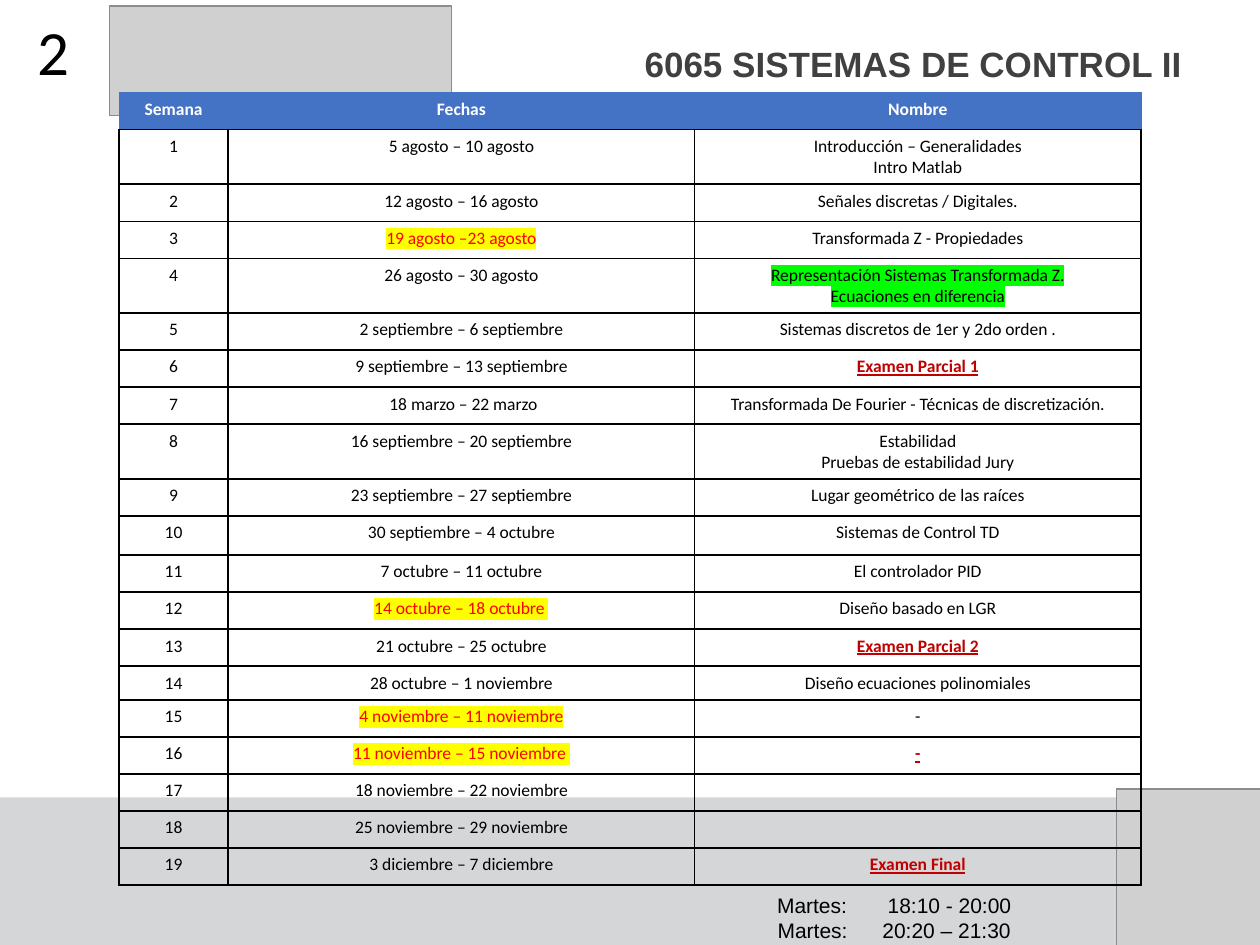
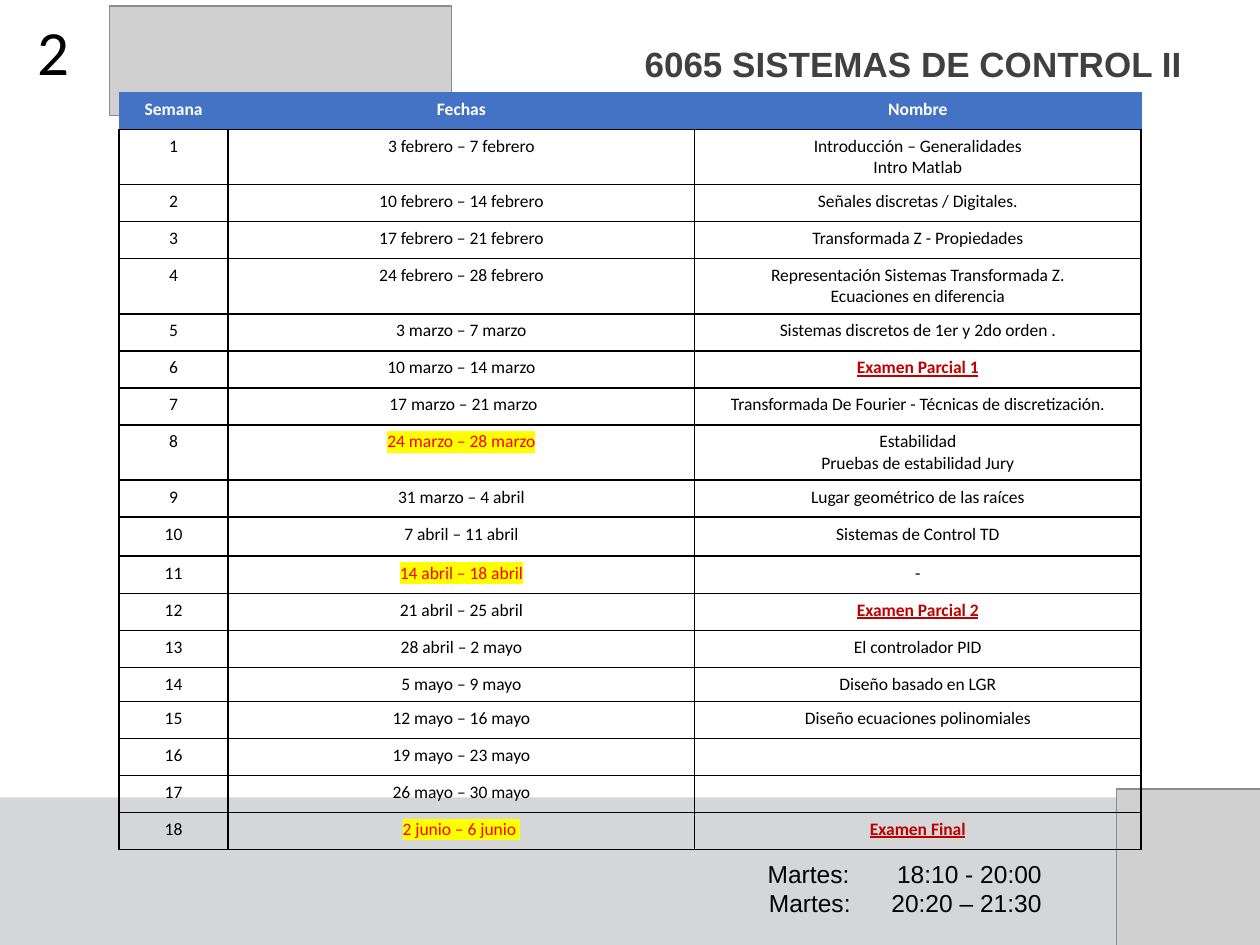
Before and after one commit to F4bian1012/Sistemas-de-Control-II---Ingenier-a-Mecatr-nica, a slide deck: slide 2 of Sesión_3/Representacion Sistemas Transformada Z.pptx. Drawn at 1260x945 pixels with LibreOffice and Linux fonts; fonts in the diff are those of the drawing; grey boxes stand for pictures. Boxes give left, top, right and bottom in pixels: in the first picture for what was removed or moved away, otherwise in the second. Text is boxed around its words. In the diff, an @@ line names an element or a change of style, - is before the commit and + after.

```diff
--- a/Sesión_3/Representacion Sistemas Transformada Z.pptx
+++ b/Sesión_3/Representacion Sistemas Transformada Z.pptx
@@ table at [118, 92, 1140, 848] @@
-row 2: 1 | 5 agosto – 10 agosto | Introducción – Generalidades / Intro Matlab
-row 3: 2 | 12 agosto – 16 agosto | Señales discretas / Digitales.
-row 4: 3 | 19 agosto –23 agosto | Transformada Z - Propiedades
-row 5: 4 | 26 agosto – 30 agosto | Representación Sistemas Transformada Z. / Ecuaciones en diferencia
-row 6: 5 | 2 septiembre – 6 septiembre | Sistemas discretos de 1er y 2do orden .
-row 7: 6 | 9 septiembre – 13 septiembre | Examen Parcial 1
-row 8: 7 | 18 marzo – 22 marzo | Transformada De Fourier - Técnicas de discretización.
-row 9: 8 | 16 septiembre – 20 septiembre | Estabilidad / Pruebas de estabilidad Jury
-row 10: 9 | 23 septiembre – 27 septiembre | Lugar geométrico de las raíces
-row 11: 10 | 30 septiembre – 4 octubre | Sistemas de Control TD
-row 12: 11 | 7 octubre – 11 octubre | El controlador PID
-row 13: 12 | 14 octubre – 18 octubre | Diseño basado en LGR
-row 14: 13 | 21 octubre – 25 octubre | Examen Parcial 2
-row 15: 14 | 28 octubre – 1 noviembre | Diseño ecuaciones polinomiales
-row 16: 15 | 4 noviembre – 11 noviembre | -
-row 17: 16 | 11 noviembre – 15 noviembre | -
-row 18: 17 | 18 noviembre – 22 noviembre | 
-row 19: 18 | 25 noviembre – 29 noviembre | 
-row 20: 19 | 3 diciembre – 7 diciembre | Examen Final
+row 2: 1 | 3 febrero – 7 febrero | Introducción – Generalidades / Intro Matlab
+row 3: 2 | 10 febrero – 14 febrero | Señales discretas / Digitales.
+row 4: 3 | 17 febrero – 21 febrero | Transformada Z - Propiedades
+row 5: 4 | 24 febrero – 28 febrero | Representación Sistemas Transformada Z. / Ecuaciones en diferencia
+row 6: 5 | 3 marzo – 7 marzo | Sistemas discretos de 1er y 2do orden .
+row 7: 6 | 10 marzo – 14 marzo | Examen Parcial 1
+row 8: 7 | 17 marzo – 21 marzo | Transformada De Fourier - Técnicas de discretización.
+row 9: 8 | 24 marzo – 28 marzo | Estabilidad / Pruebas de estabilidad Jury
+row 10: 9 | 31 marzo – 4 abril | Lugar geométrico de las raíces
+row 11: 10 | 7 abril – 11 abril | Sistemas de Control TD
+row 12: 11 | 14 abril – 18 abril | -
+row 13: 12 | 21 abril – 25 abril | Examen Parcial 2
+row 14: 13 | 28 abril – 2 mayo | El controlador PID
+row 15: 14 | 5 mayo – 9 mayo | Diseño basado en LGR
+row 16: 15 | 12 mayo – 16 mayo | Diseño ecuaciones polinomiales
+row 17: 16 | 19 mayo – 23 mayo | 
+row 18: 17 | 26 mayo – 30 mayo | 
+row 19: 18 | 2 junio – 6 junio | Examen Final
@@ text "Martes: 18:10 - 20:00": place and size @@
-text "Martes: 18:10 - 20:00" at [778, 898, 1011, 938]
+text "Martes: 18:10 - 20:00" at [769, 866, 1041, 913]
@@ text "Martes: 18:10 - 20:00" at [769, 866, 1041, 913]: size 12 to 14 pt @@
```
Also in this commit, not shown: 1 other slide changed, 6 other files.
